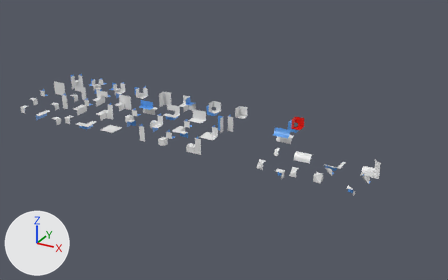
An edit to the Blender file Blender/MarchingCubesResults.blend, drawn before and after from the same camera.
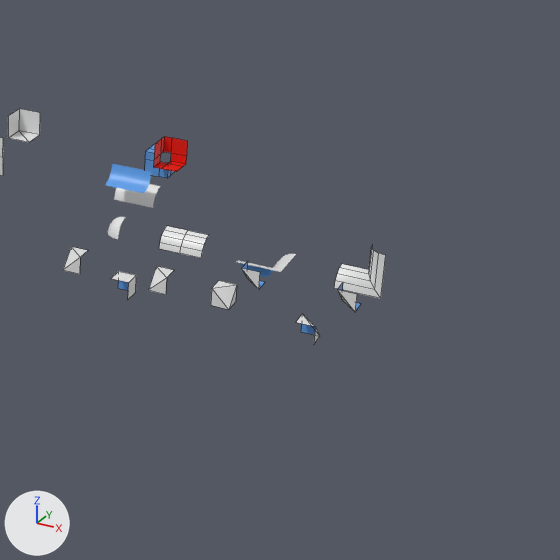
Each version appears first whole from a 50 mm camera at (31.61, -28.21, 14.95) aimed at (14.28, 3.3, -0.81), and next in a close-up on the part from 52% to 100% of the width and 23% to 100% of the height. The axes (+X, +Y, +Z) are drawn at lower left. The lights are the same throughout. The close-ups show mesh edges as thin lines.
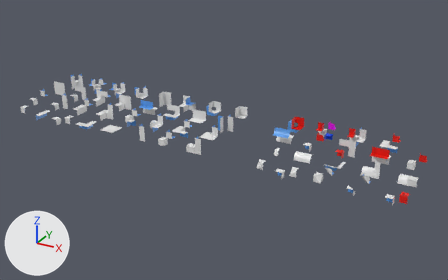
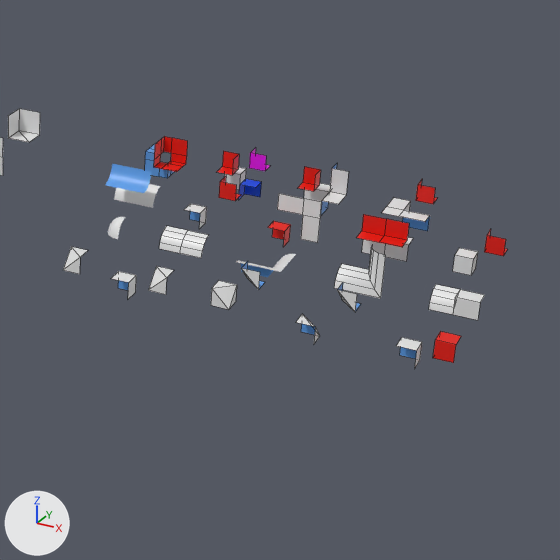
What differs and where, as boxes [x1, y1, x2, y2] in the close-ups (560 x 560 px):
'Cube_60.002', added
    after: [356, 214, 413, 262]
'Cube_53.001', added
    after: [268, 194, 322, 246]
'Cube_91.001', added
    after: [298, 163, 349, 215]
'Cube_3.002', added
    after: [429, 284, 484, 320]
'Cube_90.001', added
    after: [217, 148, 270, 199]
'Cube_30.001', added
    after: [382, 179, 437, 231]
'Cube_5.002', added
    after: [396, 331, 461, 367]
'Cube_18.002', added
    after: [453, 229, 507, 275]
'Cube_20.002', added
    after: [184, 176, 241, 229]

The change, as a list of edits to the scene's bpy script:
```text
Add me_cube_010:
    me_cube_010.from_pydata([(0.5, 0.1, 0.5), (0.5, 0.5, 0.1), (0.1, 0.5, 0.5), (0.5, 0.1, 0.1), (0.1, 0.5, 0.1), (0.1, 0.1, 0.5), (0.1, 0.1, 0.1), (-0.1, -0.5, -0.5), (-0.5, -0.5, -0.1), (-0.5, -0.1, -0.5), (-0.1, -0.5, -0.1), (-0.5, -0.1, -0.1), (-0.1, -0.1, -0.5), (-0.1, -0.1, -0.1)], [], [(4, 6, 5, 2), (0, 5, 6, 3), (1, 3, 6, 4), (11, 13, 12, 9), (7, 12, 13, 10), (8, 10, 13, 11)])
    for i in [0, 1, 2]: me_cube_010.polygons[i].material_index = 1
    me_cube_010.materials.append(mat_material)
    me_cube_010.materials.append(mat_material2)  # red #e71300
Add me_cube_009:
    me_cube_009.from_pydata([(0.1, 0.5, -0.5), (0.5, 0.5, -0.1), (0.5, 0.1, -0.5), (0.1, 0.5, -0.1), (0.5, 0.1, -0.1), (0.1, 0.1, -0.5), (0.1, 0.1, -0.1), (-0.1, -0.5, -0.5), (-0.5, -0.5, -0.1), (-0.5, -0.1, -0.5), (-0.1, -0.5, -0.1), (-0.5, -0.1, -0.1), (-0.1, -0.1, -0.5), (-0.1, -0.1, -0.1)], [], [(0, 5, 6, 3), (1, 3, 6, 4), (4, 6, 5, 2), (7, 12, 13, 10), (8, 10, 13, 11), (11, 13, 12, 9)])
    for i in [0, 1, 2]: me_cube_009.polygons[i].material_index = 1
    me_cube_009.materials.append(mat_material)
    me_cube_009.materials.append(mat_material2)  # red #e71300
Add me_cube_008:
    me_cube_008.from_pydata([(0.5, 0.1, 0.5), (0.5, 0.5, 0.1), (0.1, 0.5, 0.5), (0.5, 0.1, 0.1), (0.1, 0.5, 0.1), (0.1, 0.1, 0.5), (0.1, 0.1, 0.1), (-0.5, 0.1, -0.5), (-0.5, 0.5, -0.1), (-0.1, 0.5, -0.5), (-0.5, 0.1, -0.1), (-0.1, 0.5, -0.1), (-0.1, 0.1, -0.5), (-0.1, 0.1, -0.1)], [], [(4, 6, 5, 2), (0, 5, 6, 3), (1, 3, 6, 4), (11, 13, 12, 9), (7, 12, 13, 10), (8, 10, 13, 11)])
    for i in [0, 1, 2]: me_cube_008.polygons[i].material_index = 1
    me_cube_008.materials.append(mat_material)
    me_cube_008.materials.append(mat_material2)  # red #e71300
Add ob_cube_91_001:
    ob_cube_91_001 = bpy.data.objects.new('Cube_91.001', me_cube_028)  # 20 vertices, 9 faces; spans x -0.5..0.5, y -0.5..0.5, z -0.5..0.5; in mat_material2 (red #e71300)
    ob_cube_91_001.location = (22.0, 6.0, 0.0)
Add ob_cube_90_001:
    ob_cube_90_001 = bpy.data.objects.new('Cube_90.001', me_cube_027)  # 28 vertices, 12 faces; spans x -0.5..0.5, y -0.5..0.5, z -0.5..0.5; in mat_material2 (red #e71300), mat_material3 (blue #004ce7), mat_material4 (pink #e700e6)
    ob_cube_90_001.location = (20.0, 6.0, 0.0)
Add ob_cube_60_002:
    ob_cube_60_002 = bpy.data.objects.new('Cube_60.002', me_cube_025)  # 18 vertices, 8 faces; spans x -0.5..0.5, y -0.5..0.5, z -0.5..0.5; in mat_material2 (red #e71300)
    ob_cube_60_002.location = (24.0, 4.0, 0.0)
Add ob_cube_53_001:
    ob_cube_53_001 = bpy.data.objects.new('Cube_53.001', me_cube_024)  # 18 vertices, 8 faces; spans x -0.5..0.5, y -0.5..0.5, z -0.5..0.5; in mat_material2 (red #e71300)
    ob_cube_53_001.location = (22.0, 4.0, 0.0)
Add ob_cube_30_001:
    ob_cube_30_001 = bpy.data.objects.new('Cube_30.001', me_cube_012)  # 18 vertices, 8 faces; spans x -0.5..0.5, y -0.5..0.5, z -0.5..0.5; in mat_material2 (red #e71300)
    ob_cube_30_001.location = (24.0, 6.0, 0.0)
Add ob_cube_20_002:
    ob_cube_20_002 = bpy.data.objects.new('Cube_20.002', me_cube_010)
    ob_cube_20_002.location = (20.0, 4.0, 0.0)
Add ob_cube_5_002:
    ob_cube_5_002 = bpy.data.objects.new('Cube_5.002', me_cube_009)
    ob_cube_5_002.location = (26.0, 0.0, 0.0)
Add ob_cube_18_002:
    ob_cube_18_002 = bpy.data.objects.new('Cube_18.002', me_cube_008)
    ob_cube_18_002.location = (26.0, 4.0, 0.0)
Add ob_cube_3_002:
    ob_cube_3_002 = bpy.data.objects.new('Cube_3.002', me_cube_006)  # 14 vertices, 10 faces; spans x 0.1..0.5, y -0.5..0.5, z -0.5..-0.1
    ob_cube_3_002.location = (26.0, 2.0, 0.0)
    ob_cube_3_002.rotation_euler = (0.0, 0.0, 1.571)  # degrees (0, 0, 90)
```
